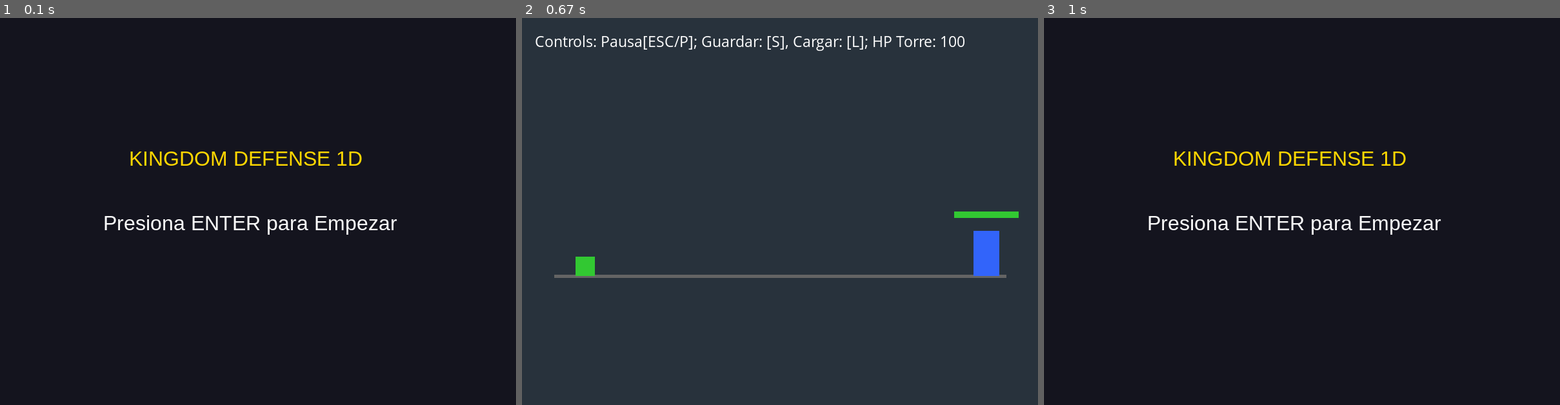
Above: before the commit, frames 1-3 (left to right).
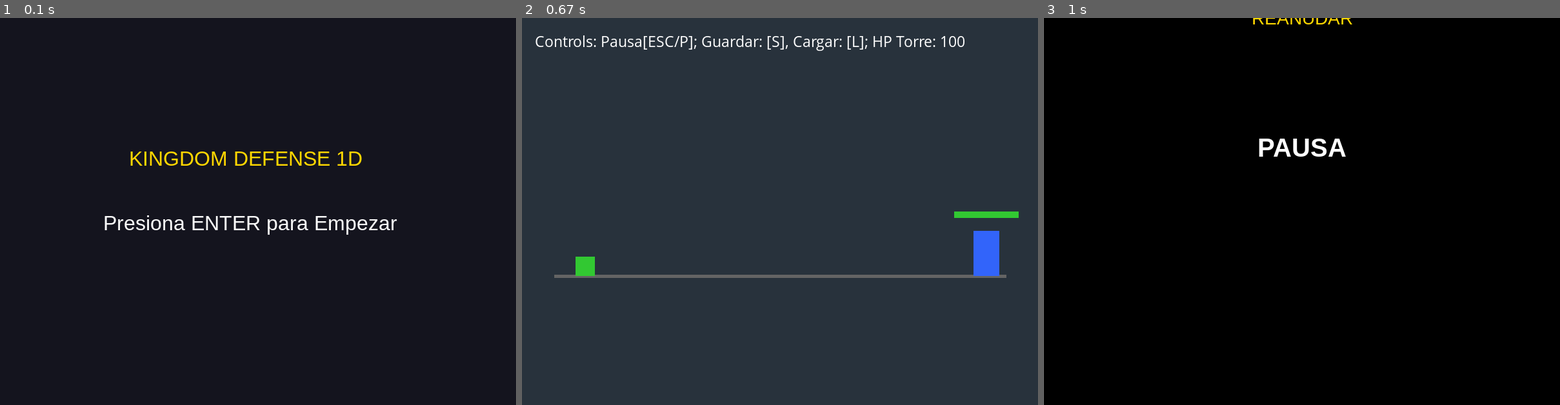
Above: after the commit, the same moments.

Repository: j4zyln2-cshpy/Final-Proyect
Game: pygame game, started from main.py
Two runs of this game, one before a commit and one after it. Both use one fixed random seed, a clock stepped at 60 frames per second and the inputs below.
Inputs:
- Up to frame 1 (0.1 s): no input
- Up to frame 2 (0.67 s): tap Space at 0.33 s
- Up to frame 3 (1 s): hold Esc from 0.67 s (still down)

Frames 1-2 are identical in both runs. In frame 3, 100% of the frame differs, in the area x 0-100%, y 0-100%.

Commit message:
correcciones clave para guardado

Diff:
--- a/states/game_state.py
+++ b/states/game_state.py
@@ -21,9 +21,11 @@
 
     def handle_events(self, event):
         for event in event:
-            if event.type == pygame.KEYDOWN:
+            if event.type == pygame.QUIT:
+                self.game.change_state("MENU")
+            elif event.type == pygame.KEYDOWN:
                 if event.key == pygame.K_ESCAPE:
-                    self.game.change_state("MENU")
+                    self.game.change_state("PAUSE")
                 elif event.key == pygame.K_s:
                     self.save_game()
                 elif event.key == pygame.K_l:
@@ -39,8 +41,7 @@
                 self.is_game_over = True
                 self.game.change_state("GAME_OVER")
 
-    def save_game(self, surface, filename="savegame.json",): #aquí guardo los datos
-        surface.fill((40, 50, 69))
+    def save_game(self, filename="savegame.json"): #aquí guardo los datos
         data = {
             "duende_x": self.duende_x,
             "duende_speed": self.duende_speed,
--- a/states/save_manager.py
+++ b/states/save_manager.py
@@ -12,12 +12,12 @@
            os.makedirs(os.path.dirname(self.filepath), exist_ok = True)
 
            with open(self.filepath, "w", encoding="utf-8") as pene:
-               json.dump(data_game, pene, indent = 4)
+               json.dump(data_game, pene, indent = 4, ensure_acii = False)
            print(f"Partida guardada en {self.filepath}")
            return True
         except Exception as e:
             print(f"Error al guardar partida: {e}")
-            return None
+            return False
 
     def cargar_partida(self):
         if not os.path.exists(self.filepath):
@@ -32,3 +32,8 @@
         except Exception as e:
             print(f"Error al cargar: {e}")
             return None
+
+    def asegurar_directorio(self):
+        directory = os.path.dirname(self.filepath)
+        if not directory and not os.path.exists(directory):
+            os.makedirs(directory)
--- a/states/save_state.py
+++ b/states/save_state.py
@@ -1,8 +1,8 @@
 import pygame
-from save_manager import SaveManager
-from base_state import BaseState
+from states.save_manager import SaveManager
+from states.base_state import BaseState
 
-class SaveState:
+class SaveState(BaseState):
     def __init__(self, game):
         super().__init__(game)
         self.font = self.font.SysFont("Arial" , 20)
